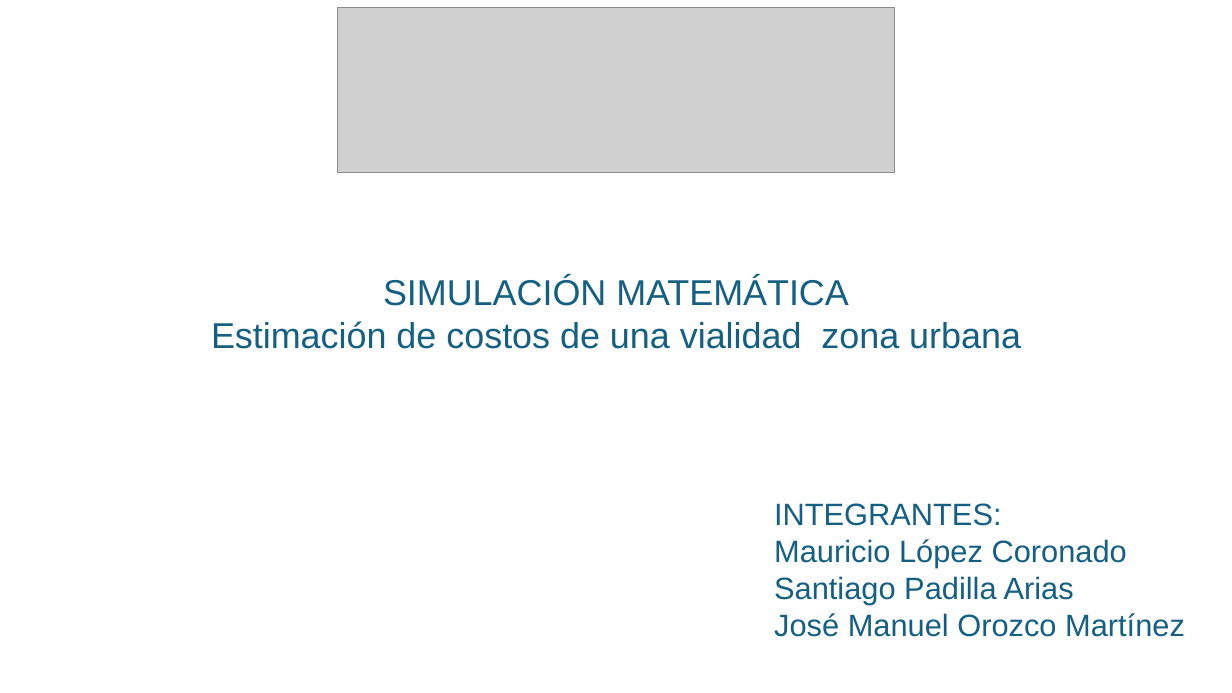
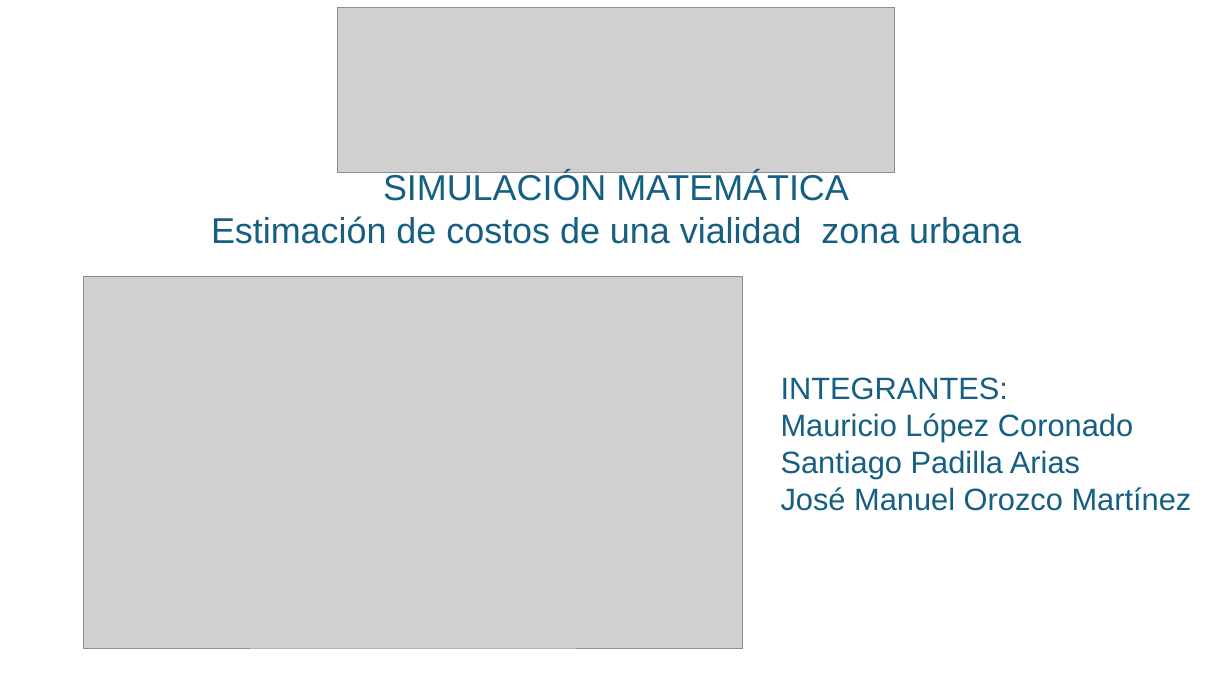
Before and after one commit to santi-padi/Proyecto-simulaci-n-Monte-Carlo, a slide deck: slide 1 of Proyectomodulo2_LopezM_PadillaA_OrozcoJ..pptx. Drawn at 1232x693 pixels with LibreOffice and Linux fonts; fonts in the diff are those of the drawing; grey boxes stand for pictures. Boxes give left, top, right and bottom in pixels: in the first picture for what was removed or moved away, otherwise in the second. Text is boxed around its words. In the diff, an @@ line names an element or a change of style, - is before the commit and + after.

```diff
--- a/Proyectomodulo2_LopezM_PadillaA_OrozcoJ..pptx
+++ b/Proyectomodulo2_LopezM_PadillaA_OrozcoJ..pptx
@@ text "SIMULACIÓN MATEMÁTICA": place and size @@
-text "SIMULACIÓN MATEMÁTICA" at [211, 277, 1021, 349]
+text "SIMULACIÓN MATEMÁTICA" at [211, 172, 1021, 244]
@@ picture added at [83, 276, 743, 648] @@
@@ text "INTEGRANTES: Mauricio López Coronado": place and size @@
-text "INTEGRANTES: Mauricio López Coronado" at [774, 503, 1185, 637]
+text "INTEGRANTES: Mauricio López Coronado" at [781, 377, 1192, 511]
```
Also in this commit, not shown: 2 other slides changed, 8 slides added, 1 slide removed.
